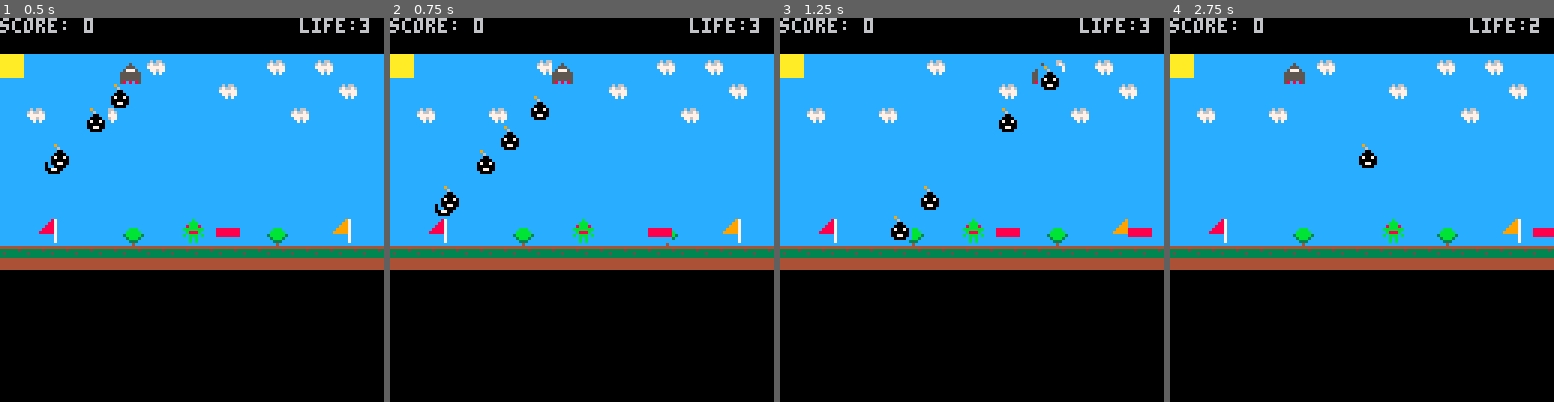
Above: before the commit, frames 1-4 (left to right).
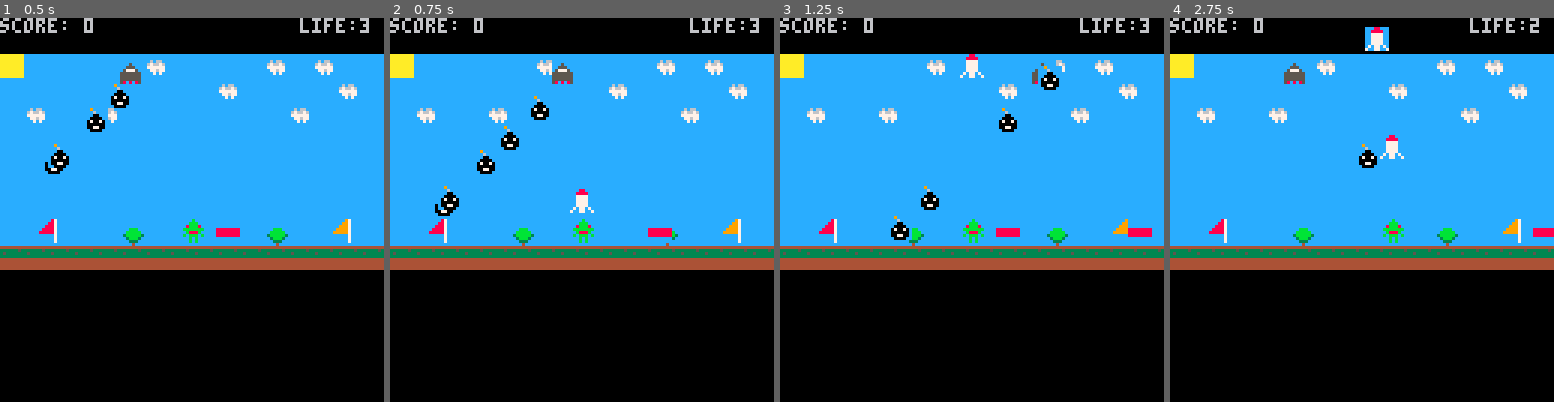
Above: after the commit, the same moments.

Repository: nickgs/pico8-carts
Game: PICO-8 cartridge aliens.p8
Two runs of this game, one before a commit and one after it. Both use one fixed random seed, a clock stepped at 60 frames per second and the inputs below.
Inputs:
- Up to frame 1 (0.5 s): tap X (X key) at 0.33 s
- Up to frame 2 (0.75 s): tap O (Z key) at 0.7 s
- Up to frame 3 (1.25 s): tap X (X key) at 1.07 s
- Up to frame 4 (2.75 s): hold Right 1.6-2.1 s; tap O (Z key) at 1.7, 2.1, 2.5 s; tap X (X key) at 1.85 s; hold Right from 2.47 s (still down)

Frame 1 is identical in both runs. In frame 2, 0.2% of the frame differs, in the area x 46-54%, y 44-51%; in frame 3, 0.2%; in frame 4, 0.6%, in the area x 50-61%, y 2-37%.

Commit message:
Added missile support... :)

Diff:
--- a/aliens.p8
+++ b/aliens.p8
@@ -6,6 +6,7 @@
 local mrbombs = {}
 local settings = {}
 local lasers = {}
+local missles = {}
 
 local hitbox = {}
 
@@ -72,6 +73,15 @@
 	if(btnp(0) and hopper.alive == 1) then
 		hopper.x -= hopper.speed
 	 hopper.facing = 0
+	end
+
+	if(btnp(4) and hopper.alive == 1) then
+		m = {}
+		m.x = hopper.x
+		m.y = hopper.y-10
+		m.sprite = 40
+
+		add(missles, m)
 	end
 
 	if(btnp(5) and hopper.alive == 1) then
@@ -122,6 +132,11 @@
 	for l in all(lasers) do
 		spr(l.sprite,l.x, l.y)
 		l.x += l.dx
+	end
+
+	for m in all(missles) do
+		spr(m.sprite, m.x, m.y)
+		m.y -= 3
 	end
 
 	for bomb in all(mrbombs) do
